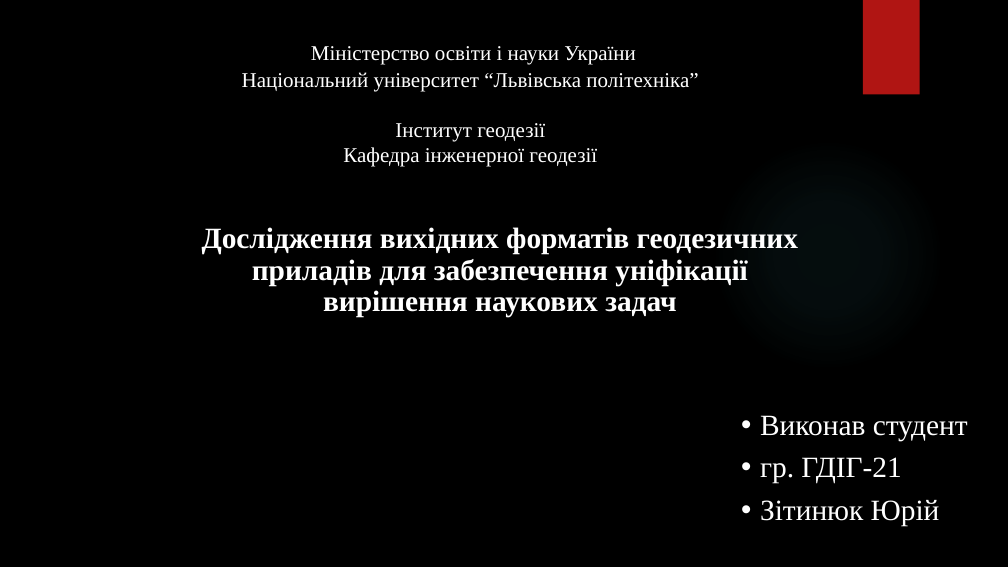
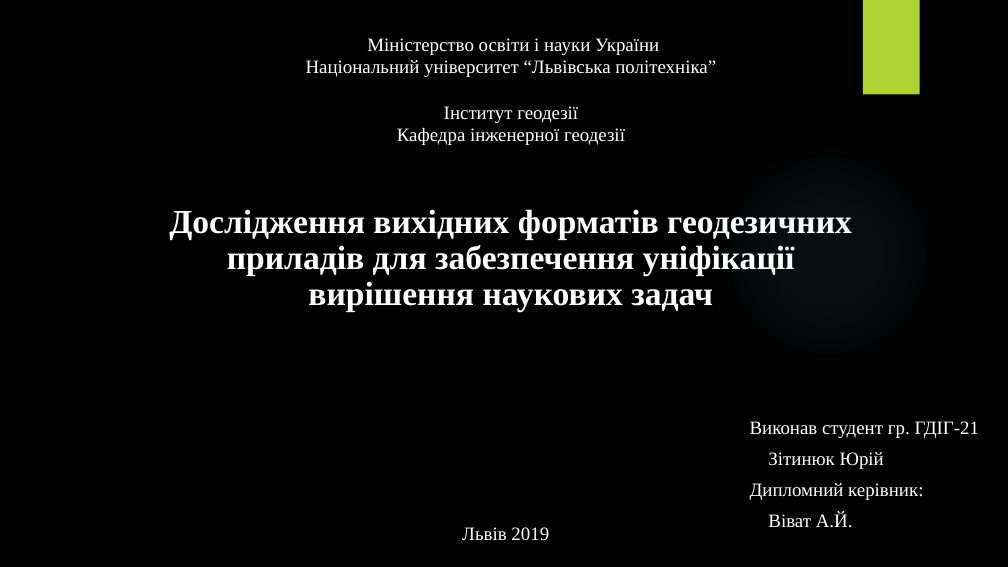
Before and after one commit to KeinOhrHasen/FormatStandardify, a slide deck: slide 1 of files/Doc/main.pptx. Drawn at 1008x567 pixels with LibreOffice and Linux fonts; fonts in the diff are those of the drawing; background and template pictures are left out. Boxes give left, top, right and bottom in pixels: in the first picture for what was removed or moved away, otherwise in the second. Text is boxed around its words. In the diff, an @@ line names an element or a change of style, - is before the commit and + after.

```diff
--- a/files/Doc/main.pptx
+++ b/files/Doc/main.pptx
@@ text "Міністерство освіти і науки України" moved from (x1=242, y1=46, x2=698, y2=167) to (x1=306, y1=38, x2=716, y2=145) @@
@@ text "Міністерство освіти і науки України" at (x1=306, y1=38, x2=716, y2=145): size 20 to 18 pt @@
@@ rectangle at (x1=863, y1=0, x2=920, y2=95): fill #B01513 to #ACD433 @@
@@ ellipse at (x1=712, y1=138, x2=944, y2=371): fill gradient #50B9C1 to gradient #7AC4F0 @@
@@ text "Дослідження вихідних форматів геодезичних приладів ..." moved from (x1=202, y1=227, x2=798, y2=318) to (x1=169, y1=209, x2=852, y2=312) @@
@@ text "Дослідження вихідних форматів геодезичних приладів ..." at (x1=169, y1=209, x2=852, y2=312): size 28 to 32 pt @@
@@ text "Виконав студент гр. ГДІГ-21" moved from (x1=760, y1=415, x2=968, y2=526) to (x1=750, y1=421, x2=980, y2=528) @@
@@ text at (x1=750, y1=421, x2=980, y2=438): text changed; size 28 to 18 pt @@
-• Виконав студент
-• гр. ГДІГ-21
+Виконав студент гр. ГДІГ-21
@@ text at (x1=768, y1=452, x2=884, y2=469): size 28 to 18 pt in "Зітинюк Юрій"; bullet • to none @@
@@ text at (x1=750, y1=483, x2=923, y2=528): paragraphs added @@
+Дипломний керівник:
+Віват А.Й.
@@ text added at (x1=462, y1=527, x2=549, y2=541), 18 pt, text #FFFFFF @@
+Львів 2019
```
Also in this commit, not shown: 9 other slides changed, 5 slides added, 2 slides removed.
